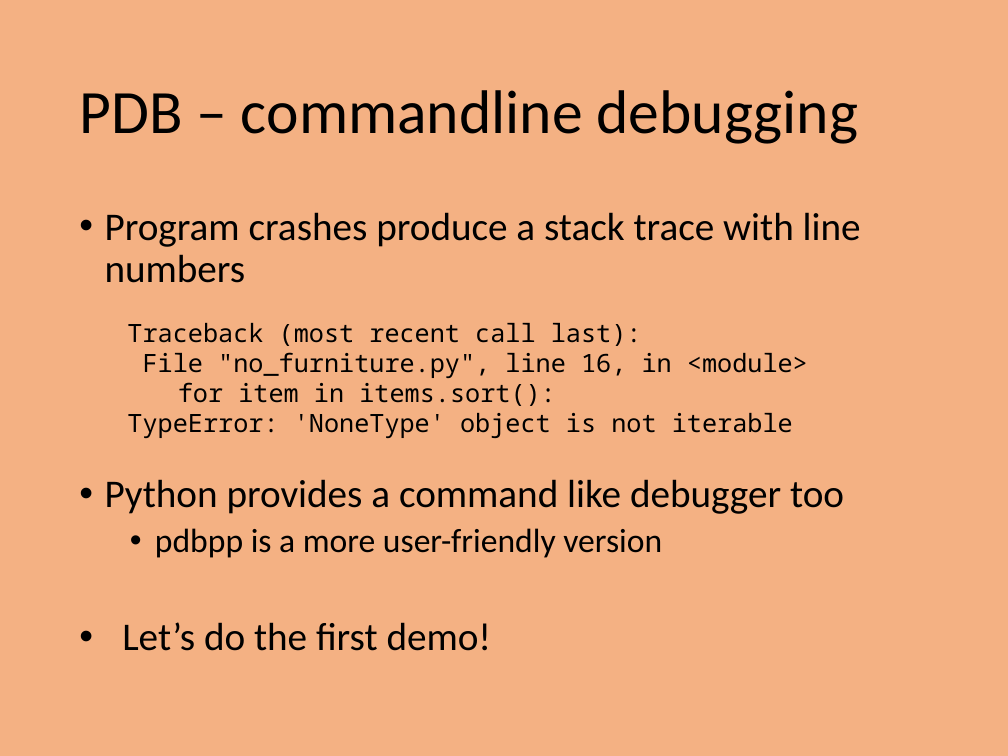
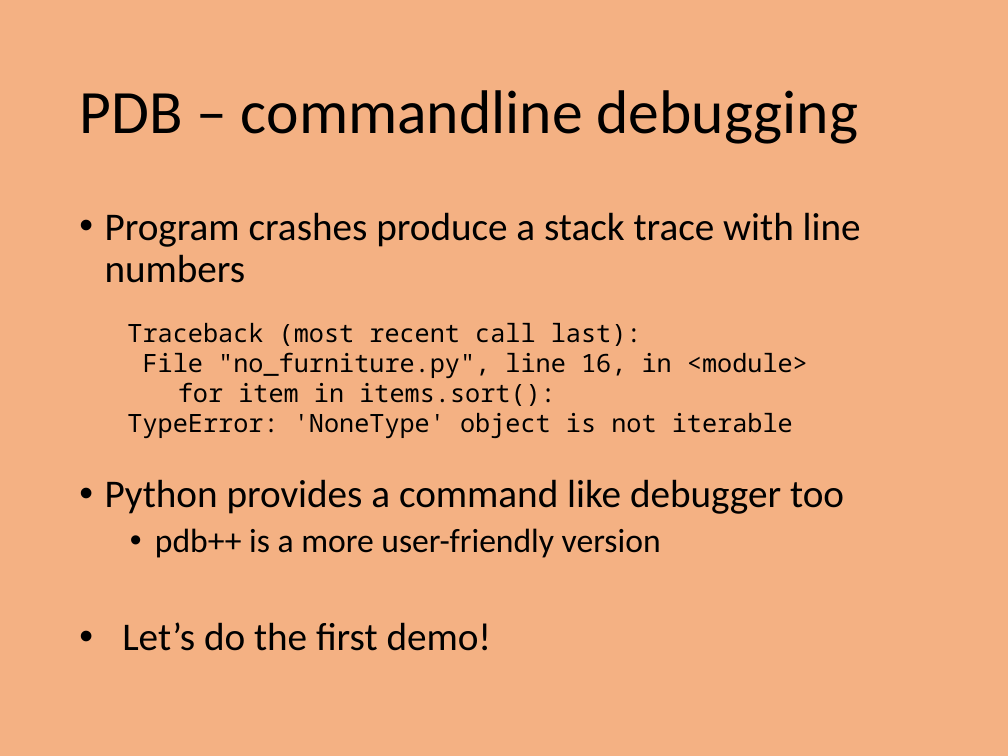
Before and after one commit to PrincetonUniversity/intro_debugging, a slide deck: slide 5 of 01_overview/Introduction_To_Debugging.pptx. Drawn at 1008x756 pixels with LibreOffice and Linux fonts; fonts in the diff are those of the drawing. Boxes give left, top, right and bottom in pixels: in the first picture for what was removed or moved away, otherwise in the second. Text is boxed around its words. In the diff, an @@ line names an element or a change of style, - is before the commit and + after.

```diff
--- a/01_overview/Introduction_To_Debugging.pptx
+++ b/01_overview/Introduction_To_Debugging.pptx
@@ text at (x1=155, y1=528, x2=661, y2=558): text changed @@
-  • pdbpp is a more user-friendly version
+  • pdb++ is a more user-friendly version
```
Also in this commit, not shown: 2 other slides changed, 4 slides removed.
